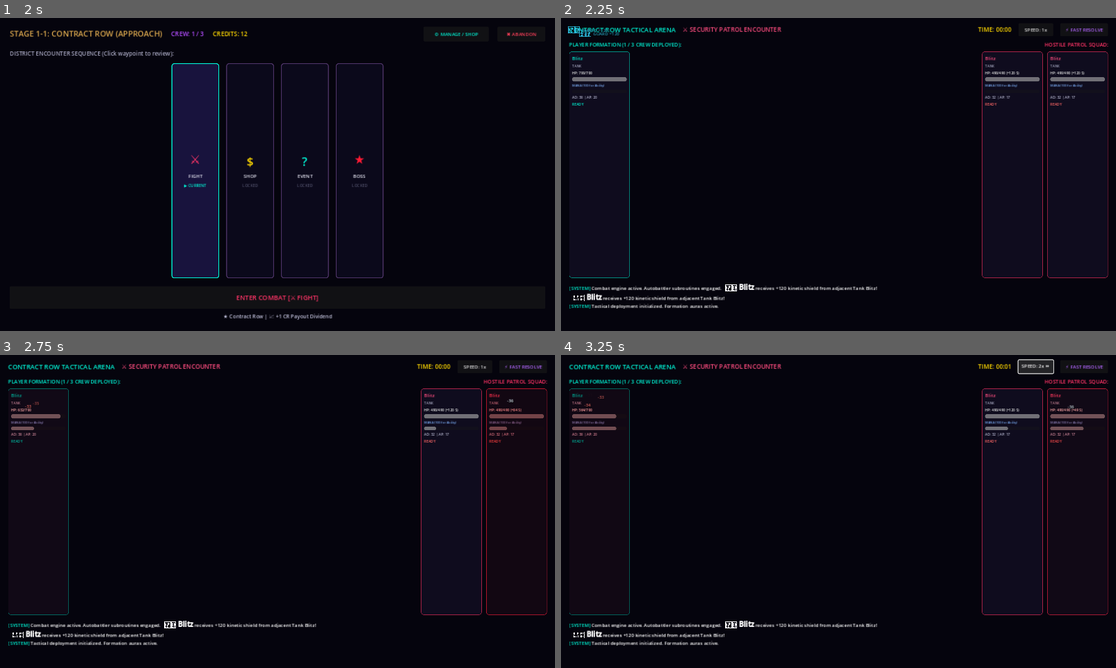
Above: before the commit, frames 1-4 (two rows, left to right).
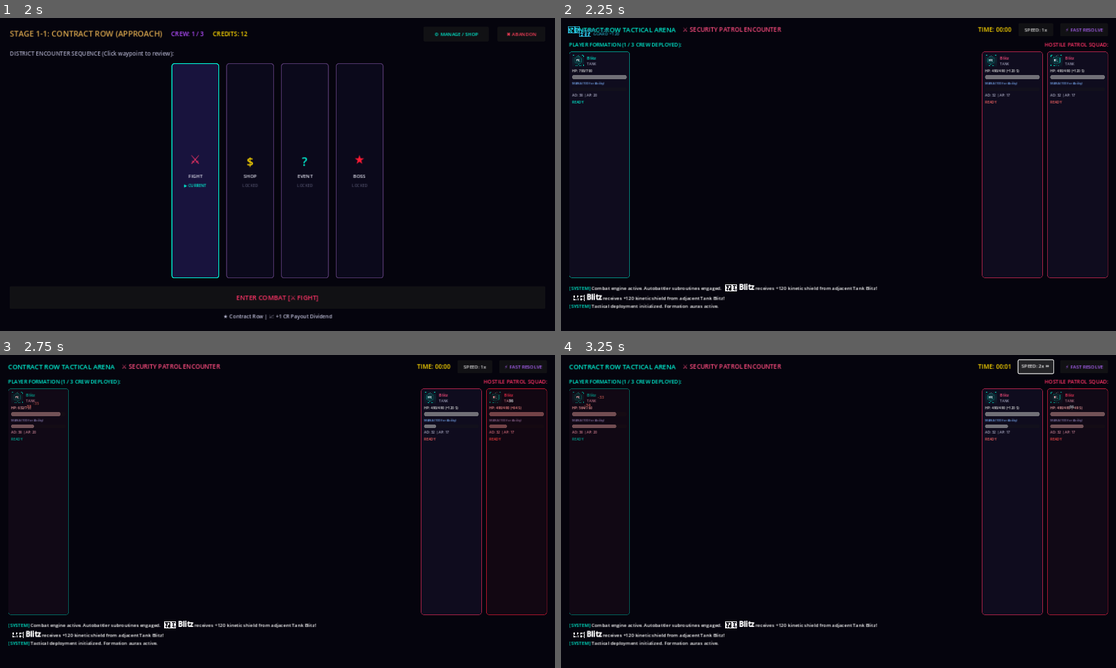
Above: after the commit, the same moments.

Repository: TheStickface/Cyberstack
Game: Godot game, scene res://src/ui/screens/Main.tscn
Same seed, same stepped clock (60 frames per second), same inputs: the game is played once before the commit and once after it.
Inputs:
- Up to frame 1 (2 s): click "[INITIATE JOB / NEW RUN]" at 0.5 s; click "▶ [LOCK IN & DEPLOY]" at 1.25 s
- Up to frame 2 (2.25 s): click "ENTER COMBAT [⚔ FIGHT]" at 2 s
- Up to frame 3 (2.75 s): no input
- Up to frame 4 (3.25 s): click "SPEED: 1x" at 2.75 s

Frame 1 is identical in both runs. In frame 2, 1.2% of the frame differs, in the area x 2-98%, y 11-28%; in frame 3, 1.3%; in frame 4, 1.4%.
Error in both runs: Invalid call. Nonexistent function 'to_local' in base 'Control (TacticalTetherOverlay)'. (res://src/ui/screens/CombatMockArena.gd:137)

Commit message:
feat(ui): implement conduit & portrait placeholder graphics across prep and combat

Diff:
--- a/data/augments/rare_flux_resonator.tres
+++ b/data/augments/rare_flux_resonator.tres
@@ -1,9 +1,11 @@
-[gd_resource type="Resource" script_class="AugmentResource" load_steps=2 format=3]
+[gd_resource type="Resource" script_class="AugmentResource" load_steps=3 format=3]
 
 [ext_resource type="Script" path="res://src/data/resources/AugmentResource.gd" id="1_aug"]
+[ext_resource type="Texture2D" path="res://assets/icons/augments/rare_flux_resonator.png" id="2_icon"]
 
 [resource]
 script = ExtResource("1_aug")
+icon = ExtResource("2_icon")
 id = "rare_flux_resonator"
 display_name = "Flux Resonator"
 description = ""
--- a/data/conduits/conduit_arc_discharge.tres
+++ b/data/conduits/conduit_arc_discharge.tres
@@ -1,9 +1,11 @@
-[gd_resource type="Resource" script_class="ConduitResource" load_steps=2 format=3]
+[gd_resource type="Resource" script_class="ConduitResource" load_steps=3 format=3]
 
 [ext_resource type="Script" path="res://src/data/resources/ConduitResource.gd" id="1_cond"]
+[ext_resource type="Texture2D" path="res://assets/icons/conduits/conduit_arc_discharge.png" id="2_icon"]
 
 [resource]
 script = ExtResource("1_cond")
+icon = ExtResource("2_icon")
 id = "conduit_arc_discharge"
 display_name = "Arc Discharge Coil"
 description = "Overclocks the frontline slot with high-voltage capacitors. Frontline only. Occupant gains +150 Shield and +15 Armor. When struck, retaliates dealing 35 electric damage to adjacent enemies (1.5s cooldown)."
--- a/data/conduits/conduit_overclock_siphon.tres
+++ b/data/conduits/conduit_overclock_siphon.tres
@@ -1,9 +1,11 @@
-[gd_resource type="Resource" script_class="ConduitResource" load_steps=2 format=3]
+[gd_resource type="Resource" script_class="ConduitResource" load_steps=3 format=3]
 
 [ext_resource type="Script" path="res://src/data/resources/ConduitResource.gd" id="1_cond"]
+[ext_resource type="Texture2D" path="res://assets/icons/conduits/conduit_overclock_siphon.png" id="2_icon"]
 
 [resource]
 script = ExtResource("1_cond")
+icon = ExtResource("2_icon")
 id = "conduit_overclock_siphon"
 display_name = "Hyper-Frequency Siphon"
 description = "Supercharges neural relay lines. Backline only. Occupant gains +35 Starting Mana and +25 AP. On ability cast, refunds 20 Mana and gains +20% Attack Speed for 4s."
--- a/data/units/ai_vector.tres
+++ b/data/units/ai_vector.tres
@@ -1,9 +1,11 @@
-[gd_resource type="Resource" script_class="UnitResource" load_steps=2 format=3]
+[gd_resource type="Resource" script_class="UnitResource" load_steps=3 format=3]
 
 [ext_resource type="Script" path="res://src/data/resources/UnitResource.gd" id="1_unit"]
+[ext_resource type="Texture2D" path="res://assets/portraits/ai_vector.png" id="2_portrait"]
 
 [resource]
 script = ExtResource("1_unit")
+portrait = ExtResource("2_portrait")
 id = "ai_vector"
 display_name = "Vector"
 title = "Conduit Sapper"
--- a/src/ui/components/OperativeCard.gd
+++ b/src/ui/components/OperativeCard.gd
@@ -32,6 +32,28 @@
 @onready var sell_btn: Button = $Margin/VBox/Actions/SellBtn
 
 var active_formation_tags: Array = []
+var installed_conduit: ConduitResource = null
+var installed_conduit_charges: int = 0
+
+func set_installed_conduit(cond: ConduitResource, charges: int) -> void:
+	installed_conduit = cond
+	installed_conduit_charges = charges
+	_update_formation_badge()
+	if cond:
+		var style = StyleBoxFlat.new()
+		style.bg_color = Color(0.06, 0.05, 0.12, 0.95)
+		style.border_width_left = 1
+		style.border_width_top = 1
+		style.border_width_right = 1
+		style.border_width_bottom = 1
+		style.border_color = cond.theme_color
+		style.corner_radius_top_left = 4
+		style.corner_radius_top_right = 4
+		style.corner_radius_bottom_right = 4
+		style.corner_radius_bottom_left = 4
+		add_theme_stylebox_override("panel", style)
+	elif default_style:
+		add_theme_stylebox_override("panel", default_style)
 
 func _ready() -> void:
 	mouse_filter = Control.MOUSE_FILTER_PASS
@@ -325,6 +347,10 @@
 			if not aug_b.is_empty():
 				badge_parts.append("⚡" + aug_b)
 
+	# Check installed tactical conduit
+	if installed_conduit:
+		badge_parts.append("%s [%d/%d]" % [installed_conduit.display_name.substr(0, 6), installed_conduit_charges, installed_conduit.max_charges])
+
 	# If fielded and receiving active buffs from neighbors
 	if is_fielded and not active_formation_tags.is_empty():
 		badge_parts.append("✨BUFFED")
@@ -336,7 +362,9 @@
 		formation_badge.text = " ".join(badge_parts)
 
 		# Set distinct cyberpunk theme color for formation badge
-		if res.has_directional():
+		if installed_conduit:
+			formation_badge.add_theme_color_override("font_color", installed_conduit.theme_color)
+		elif res.has_directional():
 			formation_badge.add_theme_color_override("font_color", Color(0.0, 0.95, 0.85)) # Neon Cyan
 		elif res.role == Enums.UnitRole.TANK:
 			formation_badge.add_theme_color_override("font_color", Color(0.2, 0.8, 1.0)) # Electric Blue
@@ -435,6 +463,10 @@
 			slot_btn.text = "[%s]%s" % [aug.get_tier_name().substr(0, 1), aug.display_name.substr(0, 4)]
 			var tier_col = Color(aug.get_tier_color_hex())
 			slot_btn.add_theme_color_override("font_color", tier_col)
+			if aug.icon:
+				slot_btn.icon = aug.icon
+				slot_btn.expand_icon = true
+				slot_btn.add_theme_constant_override("icon_max_width", 14)
 			var aug_lines: Array[String] = ["STATS"] + aug.get_stat_lines()
 			if aug.has_directional():
 				aug_lines.append("")
--- a/src/ui/screens/CombatMockArena.gd
+++ b/src/ui/screens/CombatMockArena.gd
@@ -283,30 +283,57 @@
 	margin.add_theme_constant_override("margin_left", 6)
 	margin.add_theme_constant_override("margin_top", 6)
 	margin.add_theme_constant_override("margin_right", 6)
-	margin.add_theme_constant_override("margin_bottom", 6)
 	panel.add_child(margin)
 
 	var vbox = VBoxContainer.new()
 	vbox.add_theme_constant_override("separation", 3)
 	margin.add_child(vbox)
+
+	var header_hbox = HBoxContainer.new()
+	header_hbox.add_theme_constant_override("separation", 6)
+	vbox.add_child(header_hbox)
+
+	if unit and unit.unit_resource and unit.unit_resource.portrait:
+		var portrait_rect = TextureRect.new()
+		portrait_rect.texture = unit.unit_resource.portrait
+		portrait_rect.custom_minimum_size = Vector2(28, 28)
+		portrait_rect.expand_mode = TextureRect.EXPAND_IGNORE_SIZE
+		portrait_rect.stretch_mode = TextureRect.STRETCH_KEEP_ASPECT_CENTERED
+		header_hbox.add_child(portrait_rect)
+
+	var title_vbox = VBoxContainer.new()
+	title_vbox.size_flags_horizontal = Control.SIZE_EXPAND_FILL
+	title_vbox.add_theme_constant_override("separation", 0)
+	header_hbox.add_child(title_vbox)
 
 	var name_lbl = Label.new()
 	var stars = unit.get_star_string() if (unit and unit.star_level > 1) else ""
 	var disp_name = unit.unit_resource.display_name if (unit and unit.unit_resource) else "Enforcer"
 	name_lbl.text = "%s %s" % [stars, disp_name] if not stars.is_empty() else disp_name
-	name_lbl.add_theme_font_size_override("font_size", 11)
+	name_lbl.add_theme_font_size_override("font_size", 10)
 	if is_player:
 		name_lbl.add_theme_color_override("font_color", Color(1, 0.85, 0.1) if (unit and unit.star_level == 2) else (Color(1, 0.2, 0.8) if (unit and unit.star_level >= 3) else Color(0, 0.95, 0.83)))
 	else:
 		name_lbl.add_theme_color_override("font_color", Color(1, 0.3, 0.5))
 	name_lbl.clip_text = true
-	vbox.add_child(name_lbl)
+	title_vbox.add_child(name_lbl)
 
 	var role_lbl = Label.new()
 	role_lbl.text = unit.unit_resource.get_role_name().to_upper() if (unit and unit.unit_resource) else "TANK"
 	role_lbl.add_theme_font_size_override("font_size", 8)
 	role_lbl.add_theme_color_override("font_color", Color(0.6, 0.6, 0.7))
-	vbox.add_child(role_lbl)
+	title_vbox.add_child(role_lbl)
+
+	if not state.active_conduit_id.is_empty():
+		var cond_path = "res://assets/icons/conduits/%s.png" % state.active_conduit_id
+		if ResourceLoader.exists(cond_path):
+			var cond_rect = TextureRect.new()
+			cond_rect.texture = load(cond_path)
+			cond_rect.custom_minimum_size = Vector2(24, 24)
+			cond_rect.expand_mode = TextureRect.EXPAND_IGNORE_SIZE
+			cond_rect.stretch_mode = TextureRect.STRETCH_KEEP_ASPECT_CENTERED
+			cond_rect.tooltip_text = "Tactical Conduit: %s" % state.active_conduit_id
+			header_hbox.add_child(cond_rect)
 
 	var hp_lbl = Label.new()
 	hp_lbl.text = "HP: %.0f / %.0f" % [state.current_hp, state.max_hp]
--- a/src/ui/screens/PrepScreen.gd
+++ b/src/ui/screens/PrepScreen.gd
@@ -189,6 +189,14 @@
 			parent.add_child(card)
 			var tags = formation_report[unit].get("formation_tags", []) if formation_report.has(unit) else []
 			card.setup(unit, true, tags)
+
+			var conduit_entry = crew_mgr.get_active_conduit(slot_idx)
+			if not conduit_entry.is_empty():
+				var cond: ConduitResource = conduit_entry.get("conduit", null)
+				var ch: int = conduit_entry.get("remaining_charges", 0)
+				if cond:
+					card.set_installed_conduit(cond, ch)
+
 			card.slot_clicked.connect(_on_unit_slot_clicked)
 			card.slot_unequip_requested.connect(_on_unit_slot_unequip_requested)
 			card.unit_toggle_field_requested.connect(_on_unit_toggle_field)
@@ -216,10 +224,12 @@
 				if cond:
 					extra_lines += "\n%s [%d/%d]" % [cond.display_name, ch, cond.max_charges]
 					border_color = cond.theme_color
-					btn.icon = cond.icon
-					btn.expand_icon = false
-					btn.icon_alignment = HORIZONTAL_ALIGNMENT_CENTER
-					btn.vertical_icon_alignment = VERTICAL_ALIGNMENT_TOP
+					if cond.icon:
+						btn.icon = cond.icon
+						btn.expand_icon = true
+						btn.add_theme_constant_override("icon_max_width", 26)
+						btn.icon_alignment = HORIZONTAL_ALIGNMENT_CENTER
+						btn.vertical_icon_alignment = VERTICAL_ALIGNMENT_TOP
 
 			btn.text = "+ DEPLOY\n[SLOT %d]%s\n(CLICK/DROP)" % [slot_idx + 1, extra_lines]
 			btn.add_theme_font_size_override("font_size", 8)
Binary file added: assets/icons/augments/rare_flux_resonator.png
Binary file added: assets/icons/conduits/conduit_arc_discharge.png
Binary file added: assets/icons/conduits/conduit_overclock_siphon.png
Binary file added: assets/portraits/ai_vector.png
